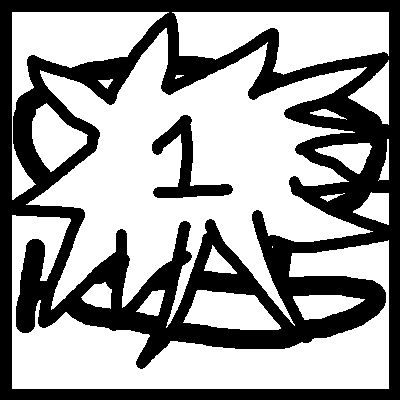
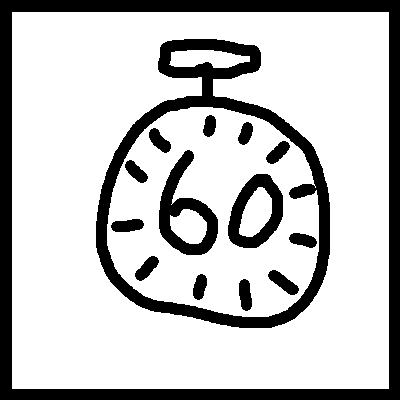
Revision of a layered (400, 400) image; what changed, layer by layer:
added layer "Clock" above "Explosion" over <box>96,39,330,328</box>
hid "Explosion" over <box>12,12,389,369</box>
hid "FirstDeath" over <box>13,56,387,349</box>
